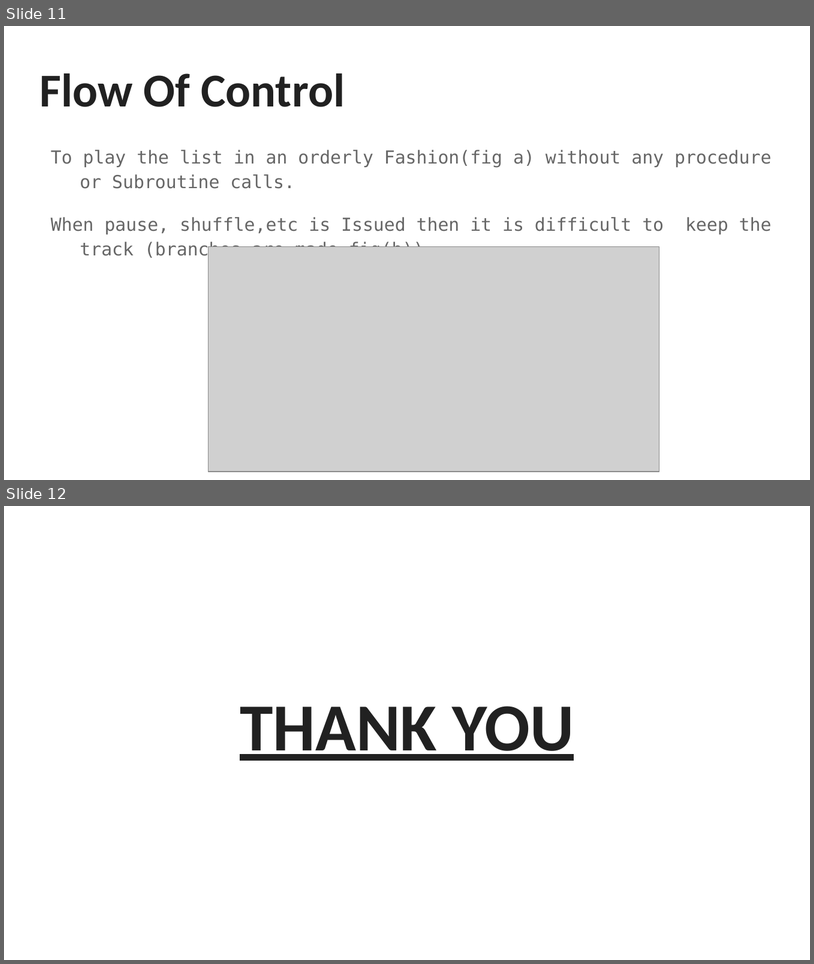
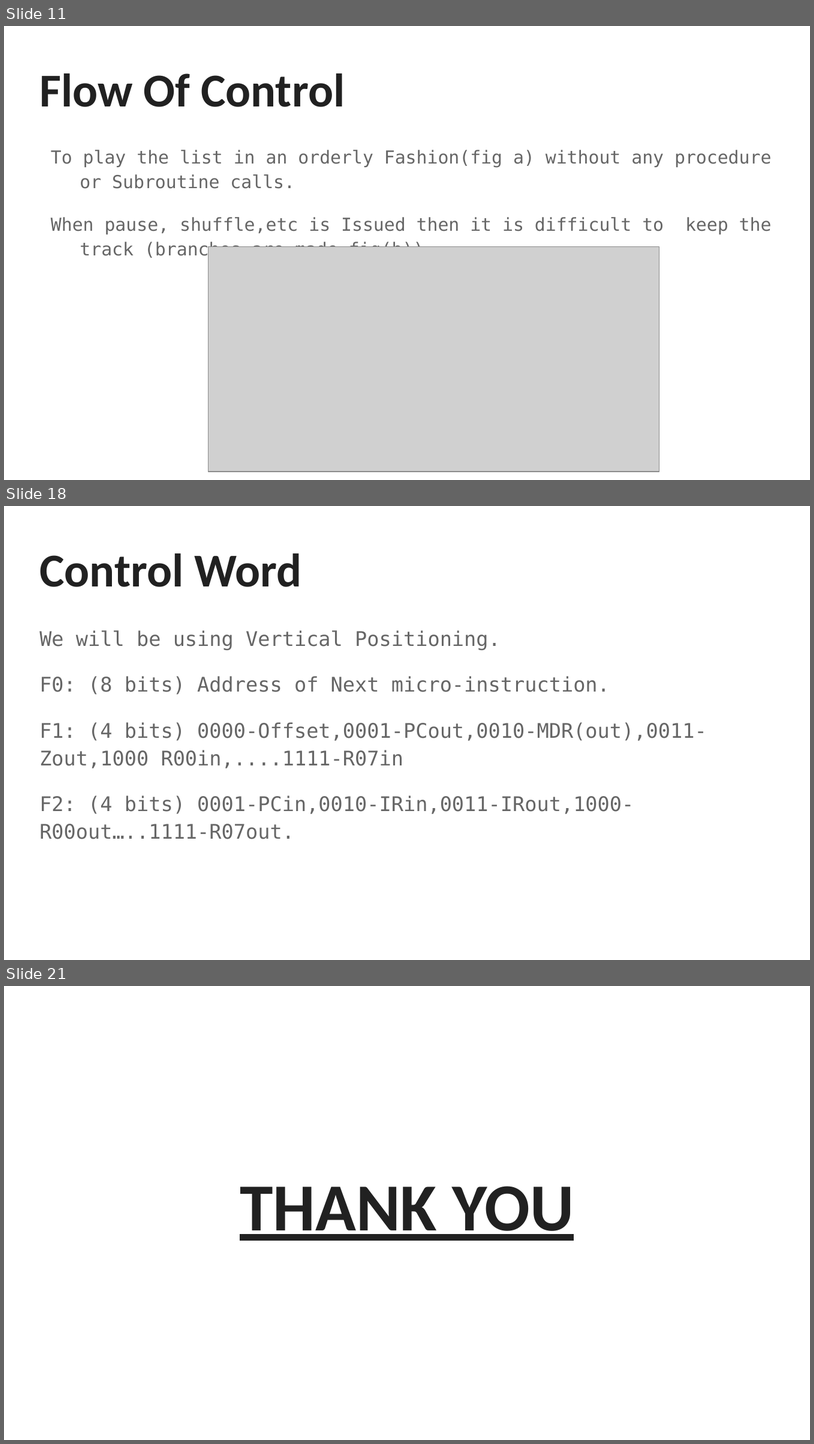
Before and after one commit to yaki29/COA-Project, a slide deck: MP3 Player ISA.pptx. Shown one above the other, each under a label of ours: slides 11 and 12 before the commit, slides 11, 18 and 21 after it; the slides between them are not shown. The pictures are 814x964 and 814x1444 pixels, drawn with LibreOffice and Linux fonts; fonts in the diff are those of the drawing; grey boxes stand for pictures. Boxes give left, top, right and bottom in pixels: in the first picture for what was removed or moved away, otherwise in the second. Text is boxed around its words. In the diff, an @@ line names an element or a change of style, - is before the commit and + after.

```diff
--- a/MP3 Player ISA.pptx
+++ b/MP3 Player ISA.pptx
@@ slide 18 added at (x1=4, y1=506, x2=810, y2=960), background #FFFFFF @@
@@ title added at (x1=39, y1=553, x2=302, y2=587), 42 pt, text #212121, bold @@
+Control Word
@@ text added at (x1=39, y1=630, x2=707, y2=839), 18 pt, text #666666 @@
+We will be using Vertical Positioning.
+F0: (8 bits) Address of Next micro-instruction.
+F1: (4 bits) 0000-Offset,0001-PCout,0010-MDR(out),0011-Zout,1000 R00in,....1111-R07in
+F2: (4 bits) 0001-PCin,0010-IRin,0011-IRout,1000-R00out…..1111-R07out.
@@ what was slide 12 is now slide 21 @@
```
Also in this commit, not shown: 5 slides changed, 8 other slides added.
